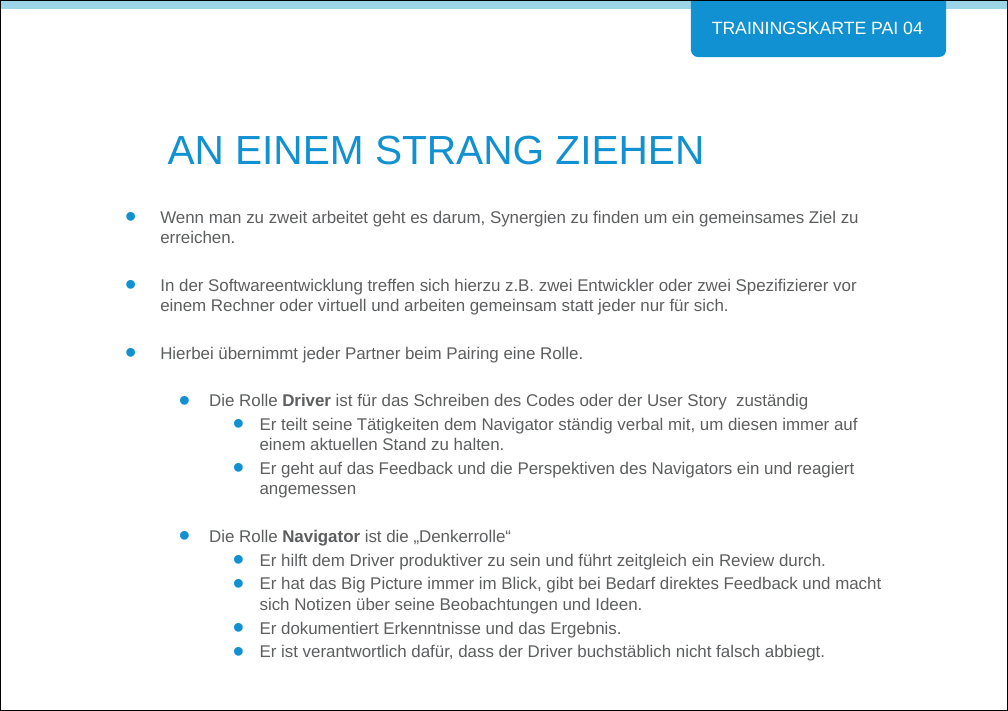
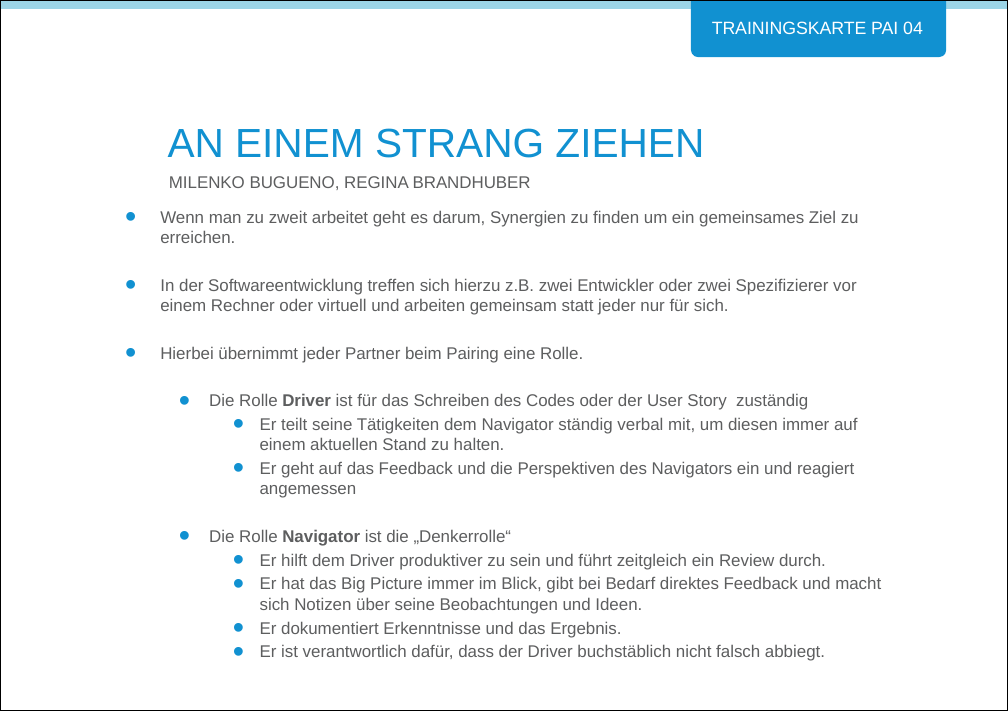
Before and after one commit to Teamtool/training-materials, a slide deck: slide 1 of training-cards/agile moves/Pairing (PAI)/ger_PAI_04_An_einem_Strang_ziehen_AM_A.pptx. Drawn at 1008x711 pixels with LibreOffice and Linux fonts; fonts in the diff are those of the drawing; background and template pictures are left out. Boxes give left, top, right and bottom in pixels: in the first picture for what was removed or moved away, otherwise in the second. Text is boxed around its words. In the diff, an @@ line names an element or a change of style, - is before the commit and + after.

```diff
--- a/training-cards/agile moves/Pairing (PAI)/ger_PAI_04_An_einem_Strang_ziehen_AM_A.pptx
+++ b/training-cards/agile moves/Pairing (PAI)/ger_PAI_04_An_einem_Strang_ziehen_AM_A.pptx
@@ title "AN EINEM STRANG ZIEHEN": place and size @@
-title "AN EINEM STRANG ZIEHEN" at [168, 135, 704, 165]
+title "AN EINEM STRANG ZIEHEN" at [168, 128, 704, 158]
@@ text added at [169, 176, 531, 190], 10 pt, text #5D5E5F @@
+MILENKO BUGUENO, REGINA BRANDHUBER
```
Also in this commit, not shown: 1 other slide changed.
